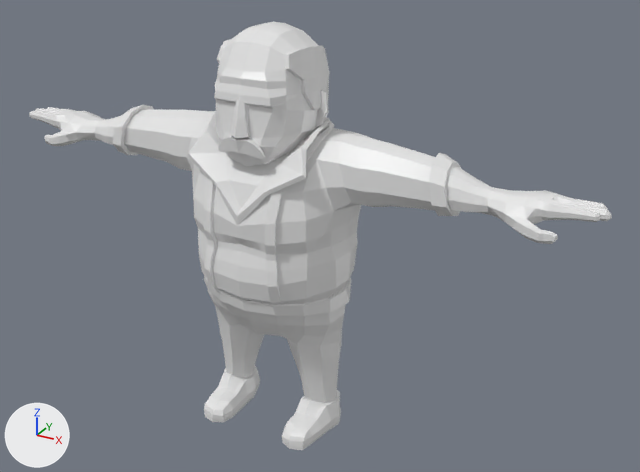
What one commit did to the FBX model Assets/Characters/Mall King/Big Jerry/bigjerry.fbx.
Both versions are drawn from a 50 mm lens placed at (1.97, -3.15, 2.57), pointed at (0.18, 0.11, 0.94). Arrows for +X, +Y and +Z are at lower left; the lights stay in place. Where no turn or scale is listed for an object, it has been applied to the vertices.
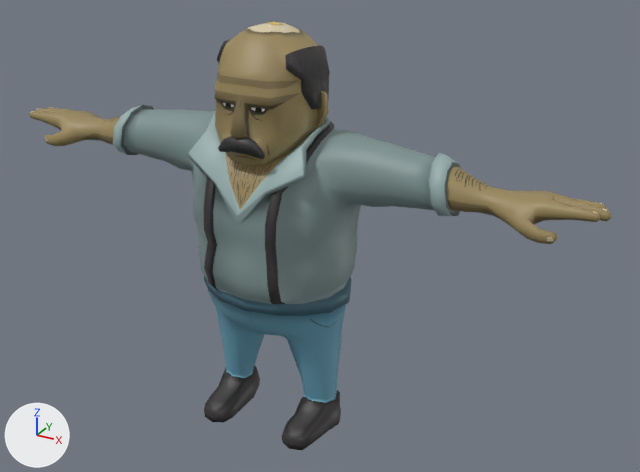
Changed parts and their boxes (x1, y1, x2, y2) in the pictures (640 x 472 px):
part 1 of me_cube_003, added (brown)
    after: (447, 167, 612, 244)
part 2 of me_cube_003, added (yellow)
    after: (29, 107, 121, 146)
part 3 of me_cube_003, added (brown)
    after: (225, 126, 320, 209)
part 4 of me_cube_003, added (yellow)
    after: (214, 21, 330, 166)
part 5 of me_cube_003, recoloured (grey to yellow)
    both: (216, 100, 273, 138)
part 7 of me_cube_001, deleted
    before: (214, 21, 330, 166)
part 8 of me_cube_001, deleted
    before: (447, 167, 612, 244)
part 9 of me_cube_001, deleted
    before: (29, 107, 121, 146)
part 10 of me_cube_001, cut back
    before: (194, 126, 320, 272)
    after: (194, 217, 308, 272)
part 11 of me_cube_001, recoloured
    both: (112, 105, 461, 450)

The change, as a diff of the scene's bpy script:
```diff
--- a/Assets/Characters/Mall King/Big Jerry/bigjerry.fbx.py
+++ b/Assets/Characters/Mall King/Big Jerry/bigjerry.fbx.py
@@ img_jerrytex_png @@
+img_jerrytex_png = load_image('JerryTex.png', 'Tex/JerryTex.png', 1024, 1024, 'sRGB')
@@ img_base_png @@
+img_base_png = load_image('Base.png', 'Expressions/Base.png', 512, 512, 'sRGB')
@@ mat_body @@
+mat_body = principled_material('BODY')
+mat_body.texture = img_jerrytex_png
@@ mat_face @@
+mat_face = principled_material('FACE')
+mat_face.texture = img_base_png  # with its transparency
@@ me_cube_003 @@
 # used by ob_cube_001; location = (0.0, 0.0, 0.986)
-me_cube_003.from_pydata(...)  # 10 vertices, 6 faces; spans x -0.139..0.139, y -0.226..-0.201, z 0.493..0.624
+me_cube_003.from_pydata(...)  # 990 vertices, 1048 faces; spans x -1.454..1.454, y -0.276..0.263, z 0.181..0.92
+# me_cube_003 part 1: a new loose piece of 354 vertices spanning x 0.822..1.454, y -0.099..0.161, z 0.221..0.417, in mat_face (picture img_base_png)
+# me_cube_003 part 2: a new loose piece of 354 vertices spanning x -1.454..-0.822, y -0.099..0.161, z 0.221..0.417, in mat_face (picture img_base_png)
+# me_cube_003 part 3: a new loose piece of 16 vertices spanning x -0.197..0.197, y -0.262..0.223, z 0.181..0.469, in mat_face (picture img_base_png)
+# me_cube_003 part 4
+# 240 vertices are added at x -0.273..0.273, y -0.276..0.263, z 0.33..0.92
+# 8 new vertices lie (0.016, 0.0, 0.003) away from vertices in x 0.146..0.223, y -0.133..0.19, z 0.569..0.834
+# 8 new vertices lie (0.016, 0.0, -0.003) away from vertices in x -0.239..-0.162, y -0.133..0.19, z 0.572..0.837
+# 284 new faces join them
+# me_cube_003 part 5: 6 faces spanning x -0.139..0.139, y -0.226..-0.201, z 0.493..0.624 switch from mat_material_001 (white #e7e7e7) to mat_face (picture img_base_png)
+# me_cube_003 part 6: the surface is now shaded smooth
@@ me_cube_001 @@
 # used by ob_cube; location = (0.0, 0.0, 0.986)
-me_cube_001.from_pydata(...)  # 1808 vertices, 1920 faces; spans x -1.45..1.45, y -0.3..0.33, z -0.98..0.92
+me_cube_001.from_pydata(...)  # 841 vertices, 854 faces; spans x -0.86..0.86, y -0.3..0.33, z -0.98..0.51
+# me_cube_001 part 7: the loose piece of 266 vertices spanning x -0.27..0.27, y -0.28..0.26, z 0.33..0.92 is deleted
+# me_cube_001 part 8: 343 vertices removed from x 0.87..1.45, y -0.1..0.16, z 0.22..0.4
+# me_cube_001 part 9: 343 vertices removed from x -1.45..-0.87, y -0.1..0.16, z 0.22..0.4
+# me_cube_001 part 10: 1 vertex moved from x -0.18, y 0.2, z 0.43 to x -0.18, y 0.21, z 0.41; 25 vertices removed from x -0.2..0.18, y -0.28..0.19, z -0.02..0.47; 10 vertices added at x -0.19..0.18, y -0.28..0.2, z -0.01..0.44
+# me_cube_001 part 11: 829 faces spanning x -0.86..0.86, y -0.3..0.33, z -0.98..0.51 switch from mat_material_001 (white #e7e7e7) to mat_body (picture img_jerrytex_png)
+# me_cube_001 part 12: the surface is now shaded smooth
```
